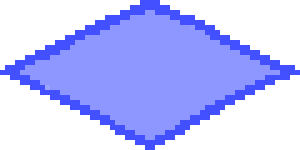
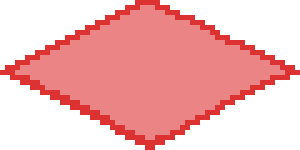
Before/after of a 300×150 layered artwork. What changed in the layer stack:
added layer "attack" above "attackfill" over [0,0,300,150]
added layer "attackfill" (60%) above "move" over [10,5,285,145]
renamed "Layer 1" to "move", hid it, painted on it over [0,0,300,150]
renamed "Layer 3" to "movefill", hid it, painted on it over [10,5,285,145]
